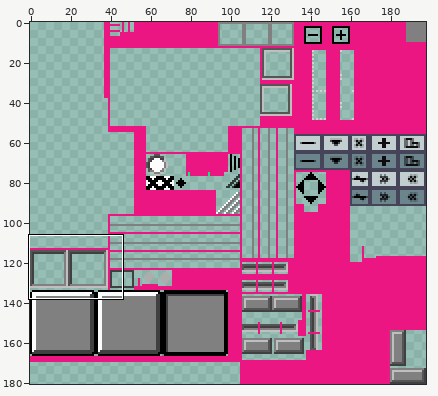
Two states of a sprite sheet, images/window/windows-elements.png. Above: a wide view before the commit, with the close-up outlined.
Close-up. Before the commit:
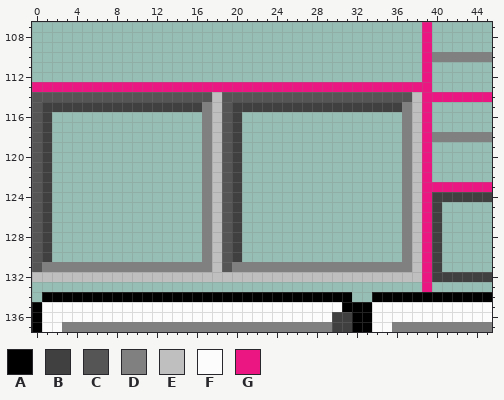
The file is 198x181 pixels. Pixels under 10% opacity are left out. Colours within 5 levels of each other are drawn and written as one. Shown: x 0..45, y 107..137.
Palette (. is transparent): A #000000  B #404040  C #555555  D #808080  E #bfbfbf  F #fcfcfc  G #ec1683
Pixels before, first column x 0:
107 .......................................G......
108 .......................................G......
109 .......................................G......
110 .......................................GDDDDDD
111 .......................................G......
112 .......................................G......
113 GGGGGGGGGGGGGGGGGGGGGGGGGGGGGGGGGGGGGGGG......
114 CCCCCCCCCCCCCCCCCCECCCCCCCCCCCCCCCCCCCEGGGGGGG
115 CBBBBBBBBBBBBBBBBDECBBBBBBBBBBBBBBBBBDEG......
116 CB...............DECB................DEG......
117 CB...............DECB................DEG......
118 CB...............DECB................DEGDDDDDD
119 CB...............DECB................DEG......
120 CB...............DECB................DEG......
121 CB...............DECB................DEG......
122 CB...............DECB................DEG......
123 CB...............DECB................DEGGGGGGG
124 CB...............DECB................DEGBBBBBB
125 CB...............DECB................DEGB.....
126 CB...............DECB................DEGB.....
127 CB...............DECB................DEGB.....
128 CB...............DECB................DEGB.....
129 CB...............DECB................DEGB.....
130 CB...............DECB................DEGB.....
131 CDDDDDDDDDDDDDDDDDECDDDDDDDDDDDDDDDDDDEGB.....
132 EEEEEEEEEEEEEEEEEEEEEEEEEEEEEEEEEEEEEEEGBBBBBB
133 .......................................G......
134 .AAAAAAAAAAAAAAAAAAAAAAAAAAAAAAA..AAAAAAAAAAAA
135 AFFFFFFFFFFFFFFFFFFFFFFFFFFFFFFAAAFFFFFFFFFFFF
136 AFFFFFFFFFFFFFFFFFFFFFFFFFFFFFBBAAFFFFFFFFFFFF
137 AFFDDDDDDDDDDDDDDDDDDDDDDDDDDDBBAAFFDDDDDDDDDD
New version:
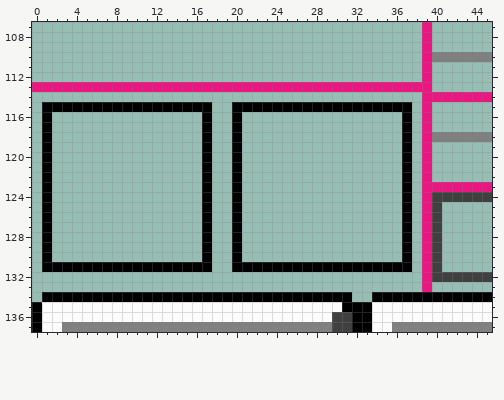
Difference:
Colour A replaces colour B in row 115 at x 1 to 16 and 20 to 36; in rows 116 to 130 at x 1 and 20.
Colour A replaces colour D in rows 115 to 130 at x 17 and 37; in row 131 at x 1 to 17 and 20 to 37.
Colour C is gone in row 114 at x 0 to 17 and 19 to 37; in rows 115 to 131 at x 0 and 19.
Colour E is gone in rows 114 to 131 at x 18 and 38; in row 132 at x 0 to 38.
